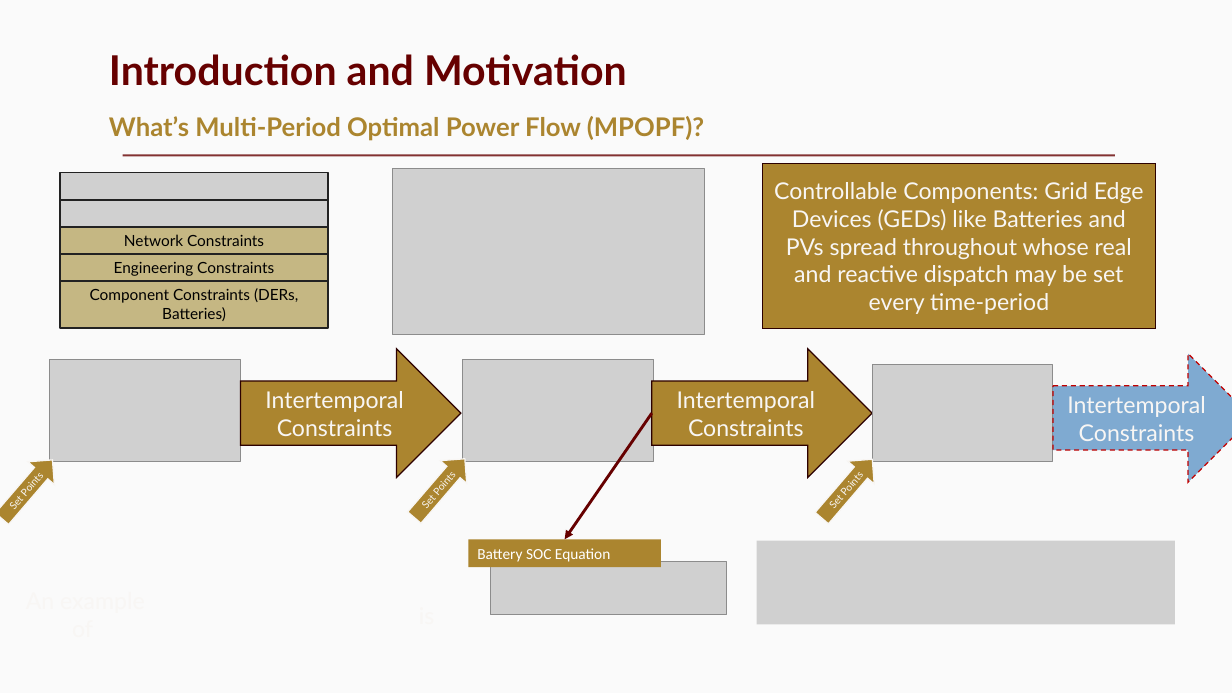
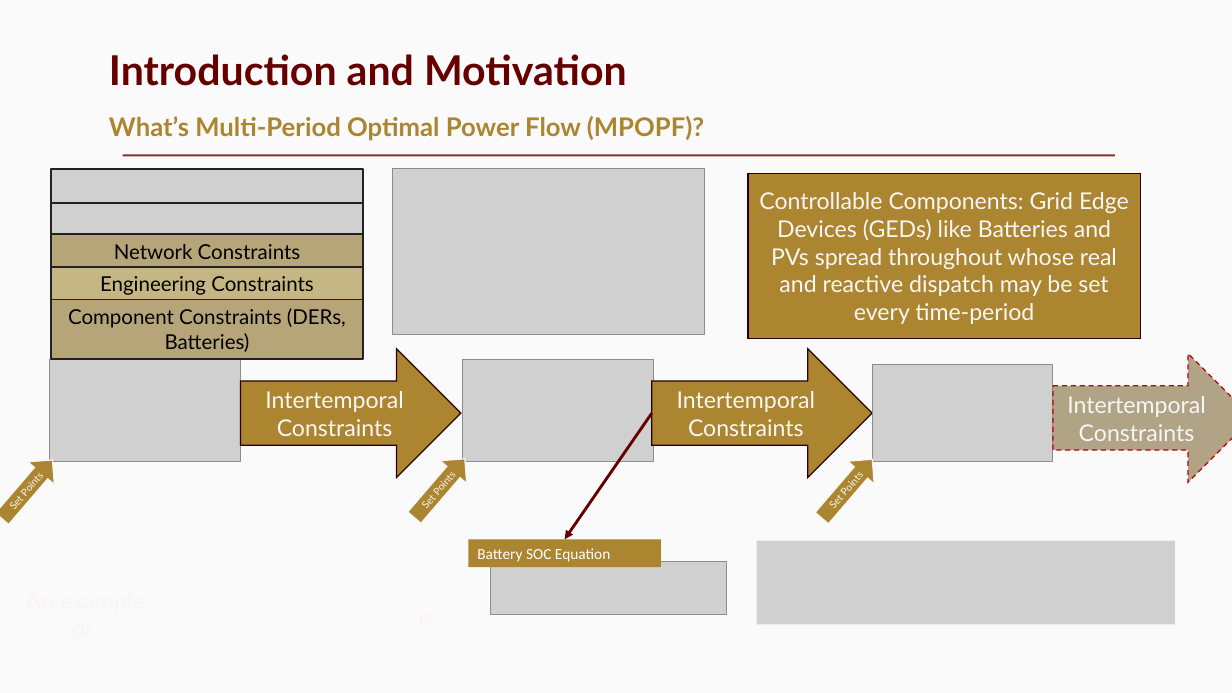
Before and after one commit to Realife-Brahmin/OriginalDocsHub-WSU-OneDrive, a slide deck: slide 3 of prelims-presentation_Jha_Aryan.pptx. Drawn at 1232x693 pixels with LibreOffice and Linux fonts; fonts in the diff are those of the drawing; grey boxes stand for pictures. Boxes give left, top, right and bottom in pixels: in the first picture for what was removed or moved away, otherwise in the second. Text is boxed around its words. In the diff, an @@ line names an element or a change of style, - is before the commit and + after.

```diff
--- a/prelims-presentation_Jha_Aryan.pptx
+++ b/prelims-presentation_Jha_Aryan.pptx
@@ picture: place and size @@
-picture at box(60, 173, 327, 201)
+picture at box(51, 169, 362, 203)
@@ rectangle "Controllable Components: Grid Edge Devices ...": place and size @@
-rectangle "Controllable Components: Grid Edge Devices ..." at box(763, 164, 1156, 328)
+rectangle "Controllable Components: Grid Edge Devices ..." at box(749, 174, 1141, 338)
@@ picture: place and size @@
-picture at box(60, 200, 327, 227)
+picture at box(51, 201, 362, 236)
@@ rectangle "Network Constraints": place and size @@
-rectangle "Network Constraints" at box(60, 226, 327, 254)
+rectangle "Network Constraints" at box(51, 234, 362, 268)
@@ rectangle "Network Constraints" at box(51, 234, 362, 268): size 12 to 16 pt; fill #C5B783 to #B7A57A @@
@@ rectangle "Engineering Constraints": place and size @@
-rectangle "Engineering Constraints" at box(60, 254, 327, 282)
+rectangle "Engineering Constraints" at box(51, 267, 362, 301)
@@ rectangle "Engineering Constraints" at box(51, 267, 362, 301): size 12 to 16 pt @@
@@ rectangle "Component Constraints (DERs, Batteries)" at box(51, 299, 362, 359): size 12 to 16 pt; fill #C5B783 to #B7A57A @@
@@ rectangle "Component Constraints (DERs, Batteries)": place and size @@
-rectangle "Component Constraints (DERs, Batteries)" at box(60, 281, 327, 327)
+rectangle "Component Constraints (DERs, Batteries)" at box(51, 299, 362, 359)
@@ right arrow "Intertemporal Constraints" at box(1054, 354, 1232, 482): fill #2E75B6 at 60% opacity to #7F6A3A at 60% opacity @@
```
Also in this commit, not shown: 5 other slides changed, 6 slides added.
